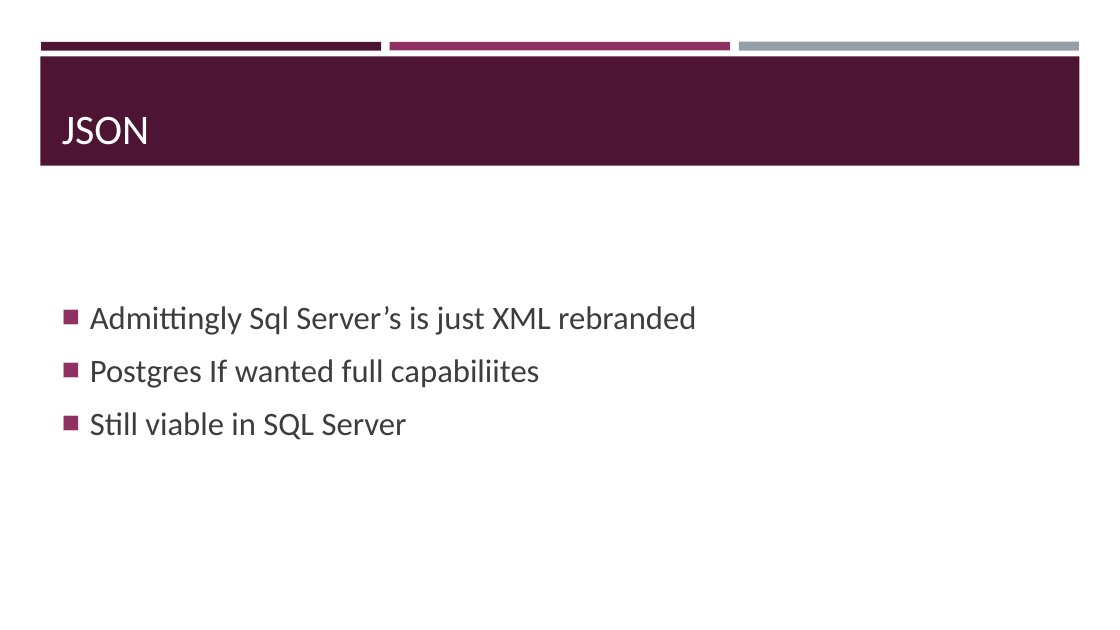
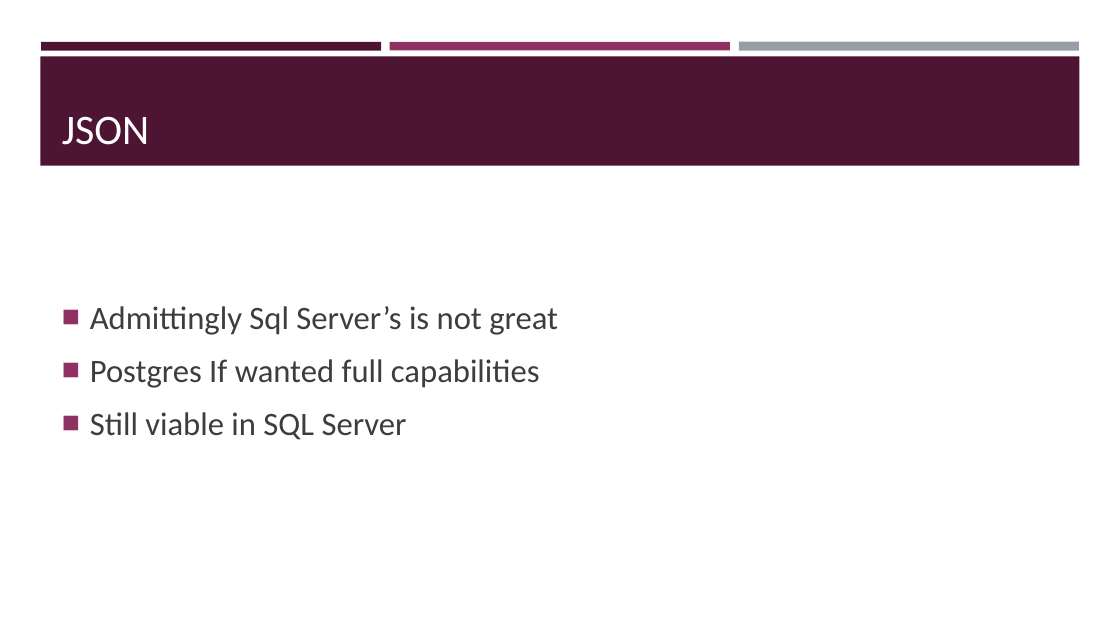
Before and after one commit to zaudtke/Presentations, a slide deck: slide 39 of embracesql/empbracesql.pptx (slide 35 before the commit). Drawn at 1120x630 pixels with LibreOffice and Linux fonts; fonts in the diff are those of the drawing. Boxes give left, top, right and bottom in pixels: in the first picture for what was removed or moved away, otherwise in the second. Text is boxed around its words. In the diff, an @@ line names an element or a change of style, - is before the commit and + after.

```diff
--- a/embracesql/empbracesql.pptx
+++ b/embracesql/empbracesql.pptx
@@ text at <box>90,306,558,388</box>: text changed @@
-■ Admittingly Sql Server’s is just XML rebranded
-■ Postgres If wanted full capabiliites
+■ Admittingly Sql Server’s is not great
+■ Postgres If wanted full capabilities
```
Also in this commit, not shown: 10 other slides changed, 5 slides added, 1 slide removed.
